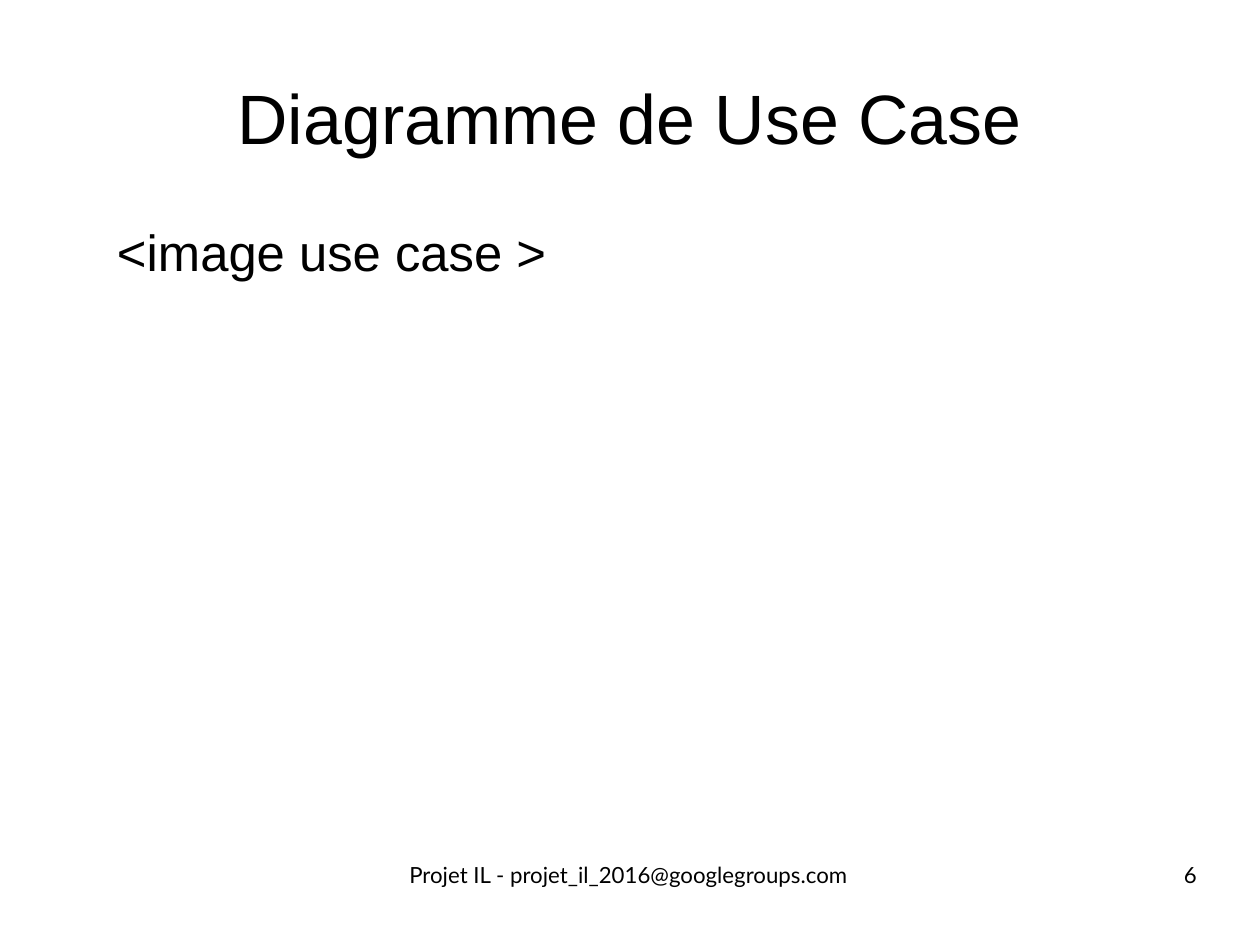
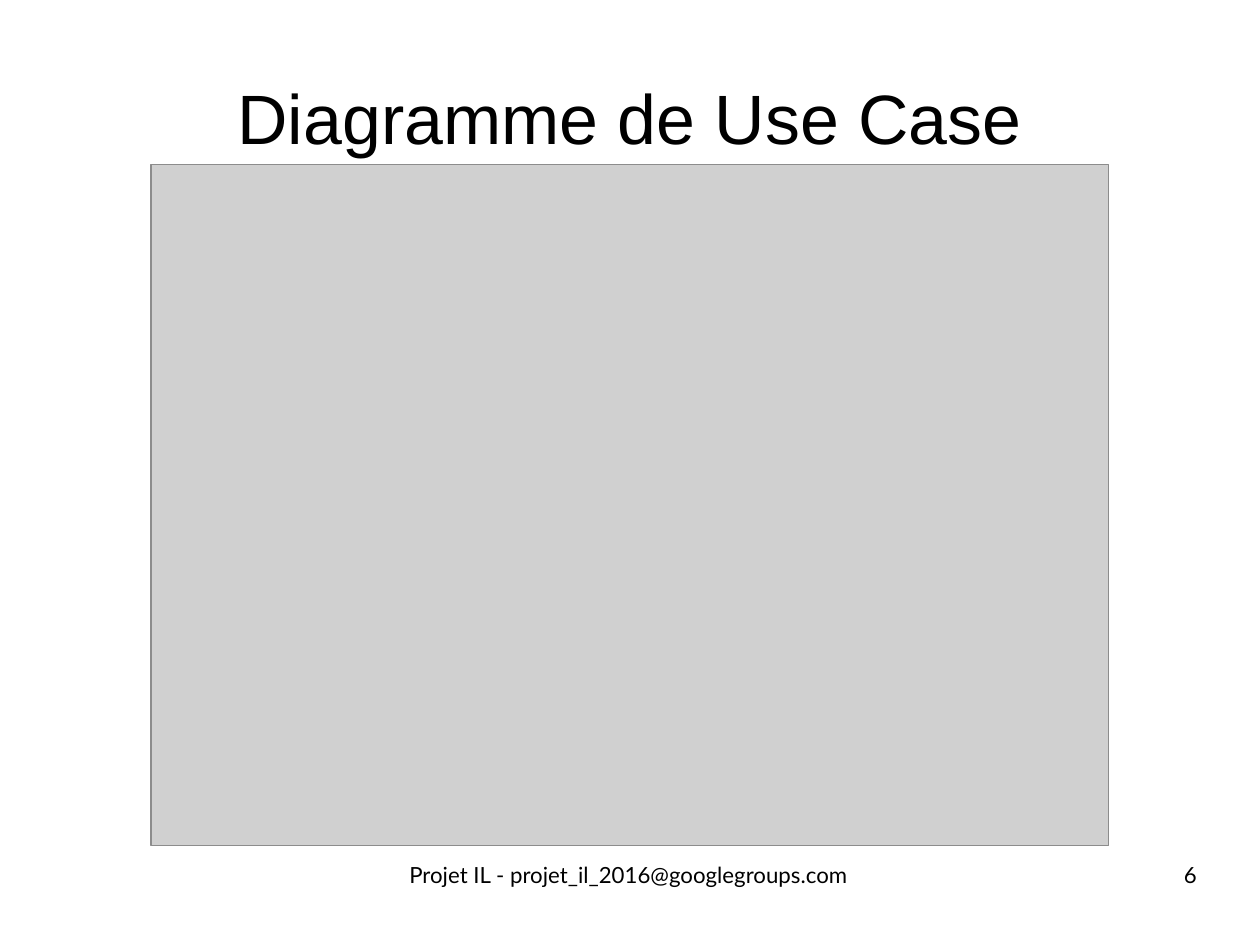
Before and after one commit to ScreachFr/ecours_DMCSBG, a slide deck: slide 6 of vrac/all/pres1_17102016.odp. Drawn at 1260x945 pixels with LibreOffice and Linux fonts; fonts in the diff are those of the drawing; grey boxes stand for pictures. Boxes give left, top, right and bottom in pixels: in the first picture for what was removed or moved away, otherwise in the second. Text is boxed around its words. In the diff, an @@ line names an element or a change of style, - is before the commit and + after.

```diff
--- a/vrac/all/pres1_17102016.odp
+++ b/vrac/all/pres1_17102016.odp
@@ picture added at [151, 165, 1109, 846] @@
@@ text removed at [117, 234, 502, 282] @@
-<image use case >
```
Also in this commit, not shown: 7 other slides changed, 4 slides added, 2 other files.
